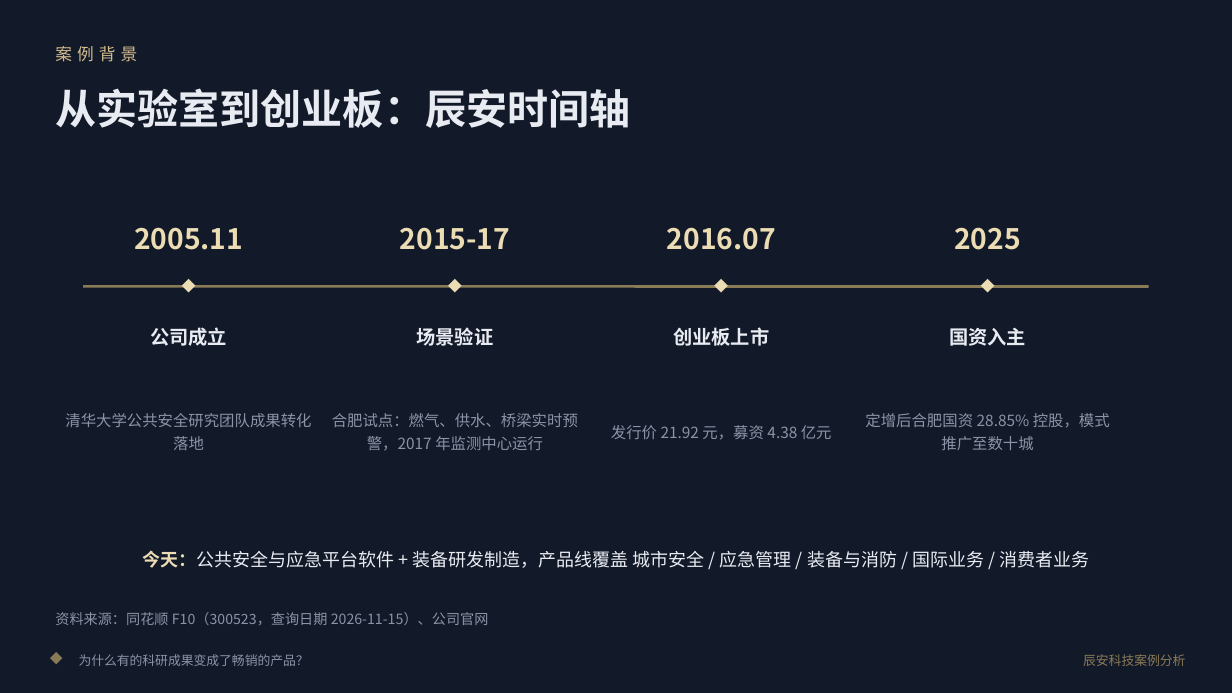
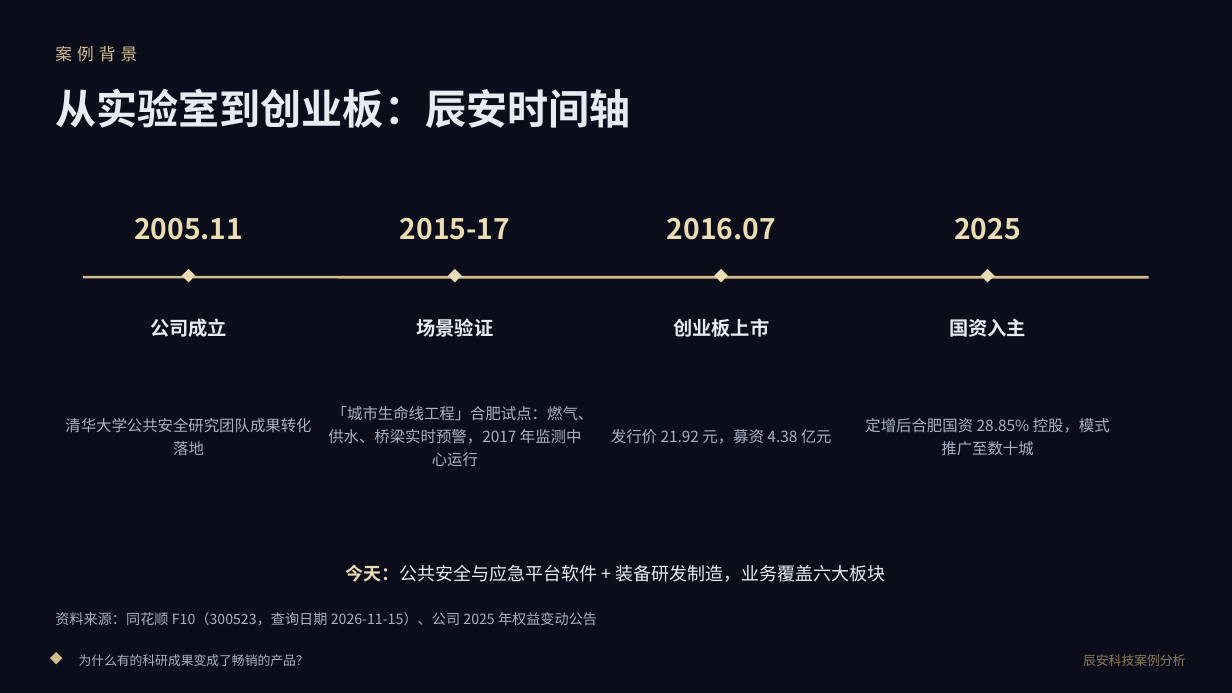
Before and after one commit to sdh0219/susu-tools, a slide deck: slide 3 of web/assets/files/小组案例分析报告-辰安科技.pptx. Drawn at 1232x693 pixels with LibreOffice and Linux fonts; fonts in the diff are those of the drawing; background and template pictures are left out. Boxes give left, top, right and bottom in pixels: in the first picture for what was removed or moved away, otherwise in the second. Text is boxed around its words. In the diff, an @@ line names an element or a change of style, - is before the commit and + after.

Commit message:
feat(case): cinematic image-rich deck (9 slides, cg-game art direction)
- 8 AI-generated 1344x768 illustrations as full-bleed / band visuals
  behind the tetrad-gold text layers; valley-of-death slide now led by
  the gorge-bridge artwork; timeline art regenerated after first pass
  drew a portrait over the axis
- cover and closing carry reporter credit: 苏登辉 (26085703073)

```diff
--- a/web/assets/files/小组案例分析报告-辰安科技.pptx
+++ b/web/assets/files/小组案例分析报告-辰安科技.pptx
@@ background #121928 to picture (left out) @@
@@ rectangle added at <box>0,0,1232,693</box>, fill #0B0E1A at 44% opacity @@
@@ 12 texts, 1 line: place and size @@
-12 texts, 1 line at <box>83,227,1149,346</box>
+12 texts, 1 line at <box>83,217,1149,337</box>
@@ line (83, 277) - (1149, 277): stroke #8A7B57 2 pt to #D3BC8E 2 pt @@
@@ text colour #8B93A7 to #A8B0C2 in 4 elements at <box>79,654,309,666</box>, <box>611,429,832,444</box>, <box>65,418,311,455</box>, <box>865,418,1110,455</box> @@
@@ rectangle added at <box>0,381,1232,693</box>, fill #0B0E1A at 30% opacity @@
@@ text at <box>328,406,594,466</box>: text changed; text colour #8B93A7 to #A8B0C2 @@
-合肥试点：燃气、供水、桥梁实时预警，2017 年监测中心运行
+「城市生命线工程」合肥试点：燃气、供水、桥梁实时预警，2017 年监测中心运行
@@ text at <box>346,564,886,582</box>: text changed @@
-今天：公共安全与应急平台软件 + 装备研发制造，产品线覆盖 城市安全 / 应急管理 / 装备与消防 / 国际业务 / 消费者业务
+今天：公共安全与应急平台软件 + 装备研发制造，业务覆盖六大板块
@@ text at <box>55,612,597,626</box>: text changed; text colour #8B93A7 to #A8B0C2 @@
-资料来源：同花顺 F10（300523，查询日期 2026-11-15）、公司官网
+资料来源：同花顺 F10（300523，查询日期 2026-11-15）、公司 2025 年权益变动公告
@@ rectangle added at <box>0,636,1232,693</box>, fill #0B0E1A at 75% opacity @@
@@ text "◆" at <box>50,645,78,673</box>: text colour #8A7B57 to #D3BC8E @@
```
Also in this commit, not shown: 8 other slides changed.
